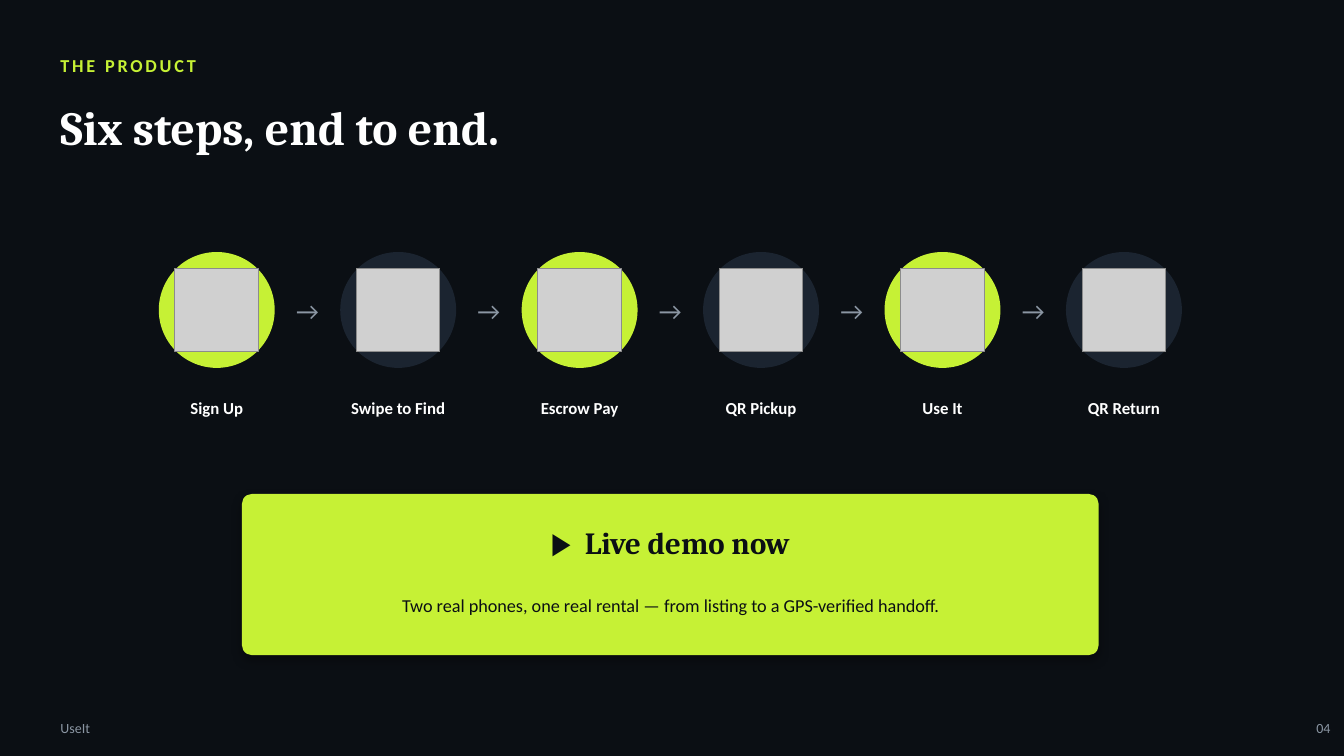
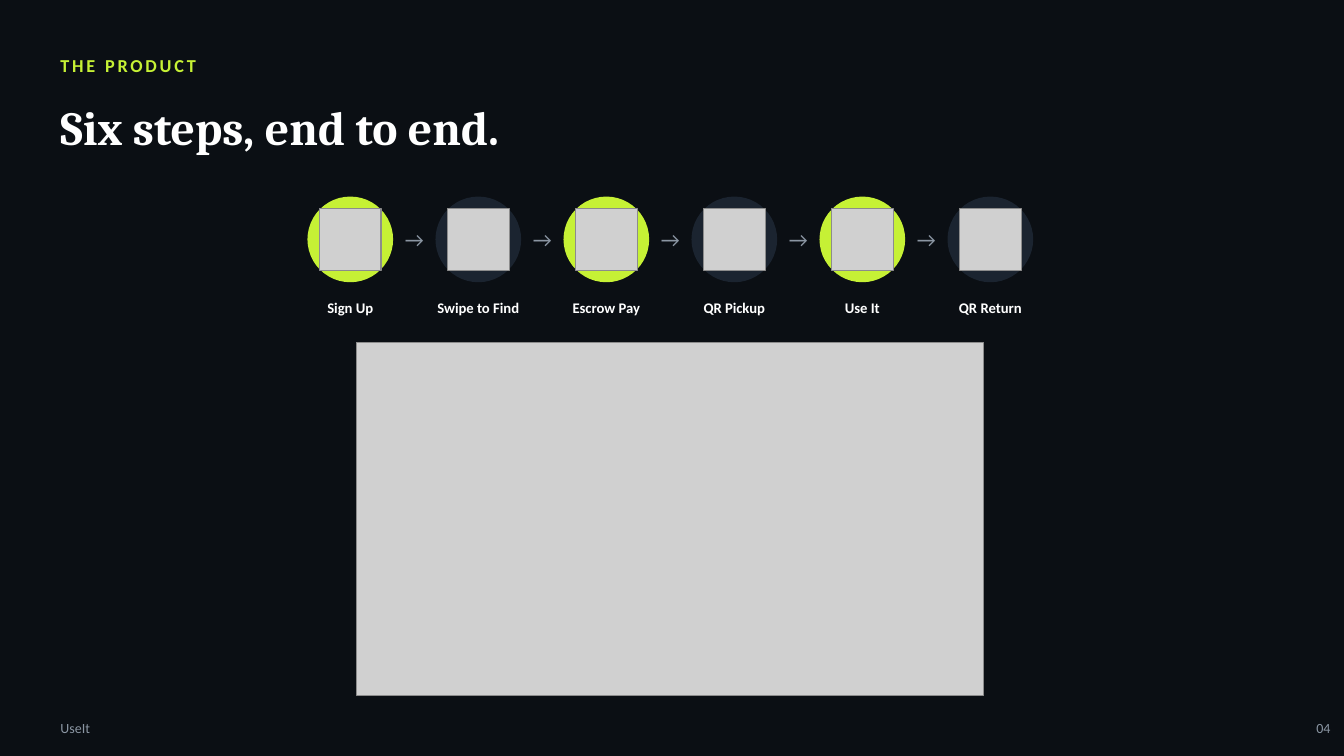
Before and after one commit to pamnati592/UseIT, a slide deck: slide 4 of UseIT-Pitch-Deck.pptx. Drawn at 1344x756 pixels with LibreOffice and Linux fonts; fonts in the diff are those of the drawing; grey boxes stand for pictures. Boxes give left, top, right and bottom in pixels: in the first picture for what was removed or moved away, otherwise in the second. Text is boxed around its words. In the diff, an @@ line names an element or a change of style, - is before the commit and + after.

```diff
--- a/UseIT-Pitch-Deck.pptx
+++ b/UseIT-Pitch-Deck.pptx
@@ ellipse: place and size @@
-ellipse at [158,252,274,368]
+ellipse at [308,197,393,282]
@@ picture: place and size @@
-picture at [175,268,259,352]
+picture at [320,209,381,270]
@@ text "→": place and size @@
-text "→" at [275,252,341,368]
+text "→" at [393,197,436,282]
@@ ellipse: place and size @@
-ellipse at [341,252,457,368]
+ellipse at [436,197,521,282]
@@ picture: place and size @@
-picture at [357,268,441,352]
+picture at [448,209,509,270]
@@ text "→": place and size @@
-text "→" at [457,252,522,368]
+text "→" at [521,197,564,282]
@@ ellipse: place and size @@
-ellipse at [521,252,637,368]
+ellipse at [564,197,649,282]
@@ picture: place and size @@
-picture at [538,268,622,352]
+picture at [576,209,637,270]
@@ text "→": place and size @@
-text "→" at [638,252,704,368]
+text "→" at [649,197,692,282]
@@ ellipse: place and size @@
-ellipse at [703,252,819,368]
+ellipse at [692,197,777,282]
@@ picture: place and size @@
-picture at [720,268,804,352]
+picture at [704,209,765,270]
@@ text "→": place and size @@
-text "→" at [819,252,884,368]
+text "→" at [777,197,820,282]
@@ ellipse: place and size @@
-ellipse at [885,252,1001,368]
+ellipse at [820,197,905,282]
@@ picture: place and size @@
-picture at [901,268,985,352]
+picture at [832,209,893,270]
@@ size 18 to 15 pt in 5 elements at [649,197,692,282], [521,197,564,282], [777,197,820,282], [393,197,436,282], [905,197,948,282] @@
@@ text "→": place and size @@
-text "→" at [1001,252,1067,368]
+text "→" at [905,197,948,282]
@@ ellipse: place and size @@
-ellipse at [1066,252,1182,368]
+ellipse at [948,197,1033,282]
@@ picture: place and size @@
-picture at [1083,268,1167,352]
+picture at [960,209,1021,270]
@@ text "Sign Up": place and size @@
-text "Sign Up" at [190,402,243,417]
+text "Sign Up" at [327,302,373,316]
@@ text "Swipe to Find": place and size @@
-text "Swipe to Find" at [351,402,445,417]
+text "Swipe to Find" at [437,302,519,316]
@@ text "Escrow Pay": place and size @@
-text "Escrow Pay" at [541,403,619,417]
+text "Escrow Pay" at [573,303,640,316]
@@ text "QR Pickup": place and size @@
-text "QR Pickup" at [726,402,796,417]
+text "QR Pickup" at [704,302,765,316]
@@ text "Use It": place and size @@
-text "Use It" at [922,403,962,414]
+text "Use It" at [845,303,880,313]
@@ size 12 to 10.5 pt in 6 elements at [573,303,640,316], [704,302,765,316], [437,302,519,316], [845,303,880,313], [327,302,373,316], [959,303,1022,315] @@
@@ text "QR Return": place and size @@
-text "QR Return" at [1088,403,1160,416]
+text "QR Return" at [959,303,1022,315]
@@ picture added at [357,343,984,696] @@
@@ rounded rectangle removed at [242,494,1099,655] @@
@@ text removed at [585,532,789,555] @@
-▶ Live demo now
@@ text removed at [402,599,939,615] @@
-Two real phones, one real rental — from listing to a GPS-verified handoff.
```
Also in this commit, not shown: 6 other files.
